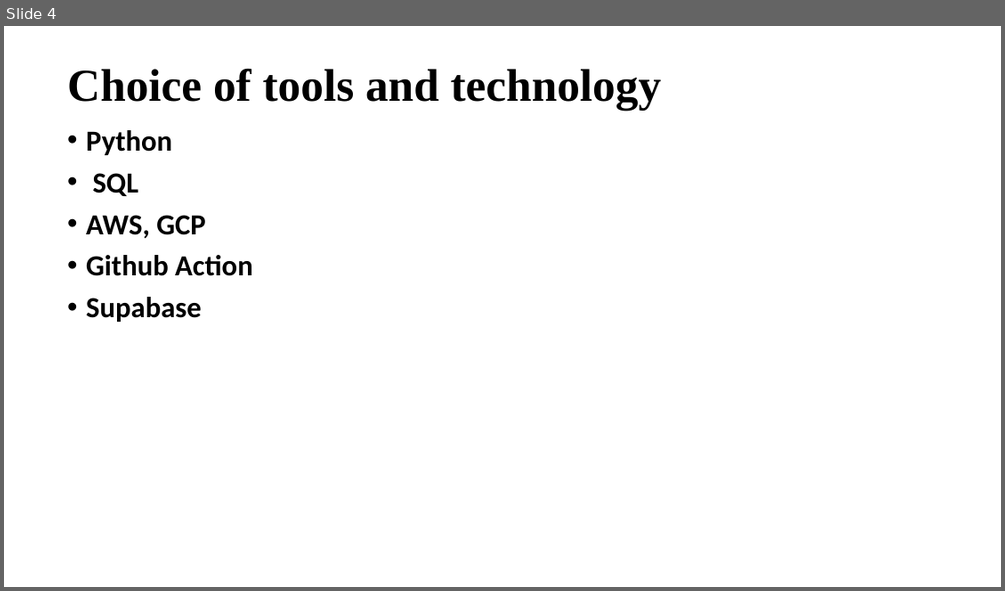
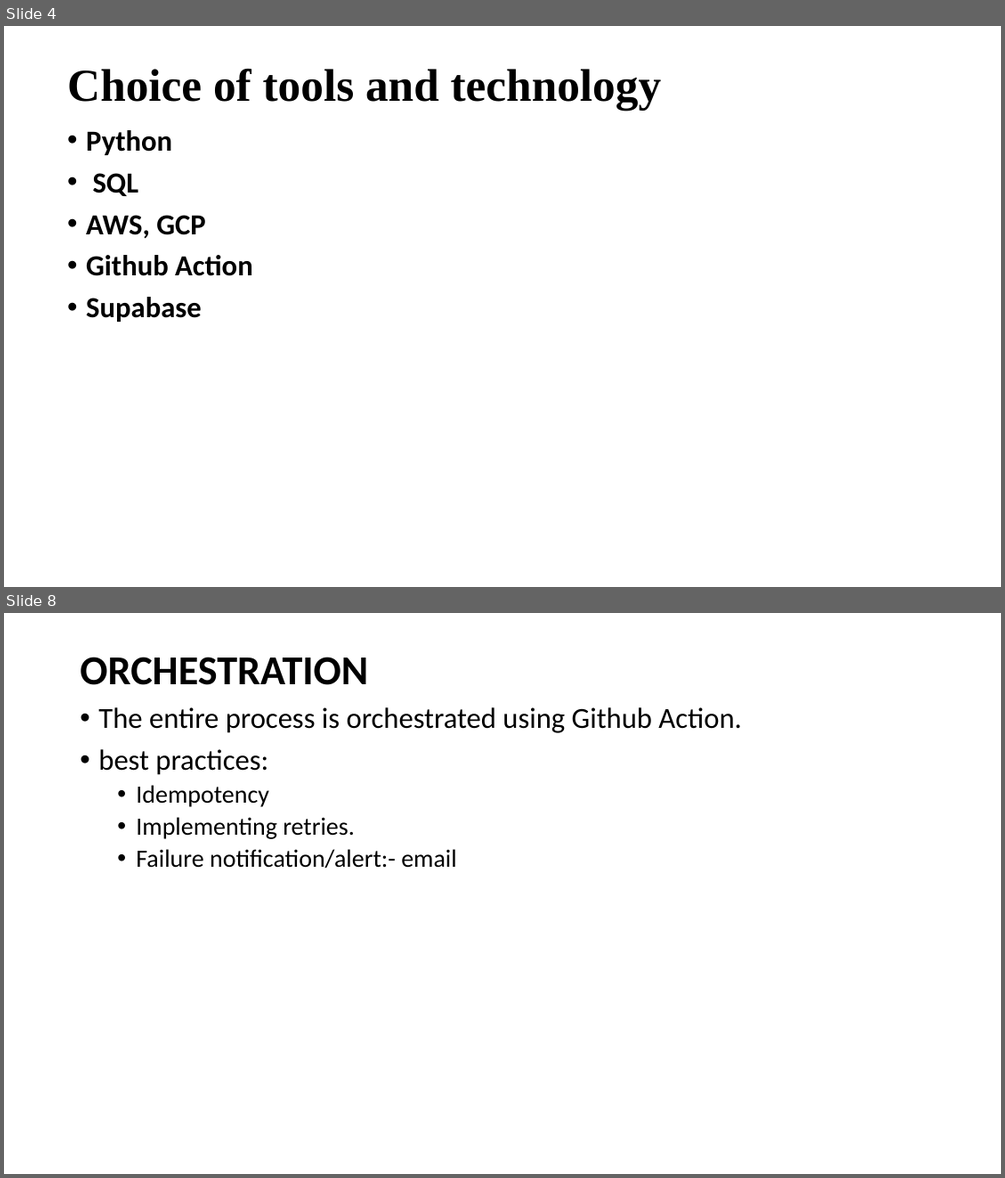
Before and after one commit to JosephItopa/cohort-2-final-de-project, a slide deck: slide/CDE COHORT – 2 PROJECT.pptx. Shown one above the other, each under a label of ours: slide 4 before the commit, slides 4 and 8 after it; the slides between them are not shown. The pictures are 1005x591 and 1005x1178 pixels, drawn with LibreOffice and Linux fonts; fonts in the diff are those of the drawing. Boxes give left, top, right and bottom in pixels: in the first picture for what was removed or moved away, otherwise in the second. Text is boxed around its words. In the diff, an @@ line names an element or a change of style, - is before the commit and + after.

```diff
--- a/slide/CDE COHORT – 2 PROJECT.pptx
+++ b/slide/CDE COHORT – 2 PROJECT.pptx
@@ slide 8 added at (4, 613, 1001, 1174), background #FFFFFF @@
@@ title added at (80, 657, 368, 685), 39.6 pt, text #000000, bold @@
+ORCHESTRATION
@@ text added at (98, 707, 741, 868), 24 pt, text #000000 @@
+• The entire process is orchestrated using Github Action.
+• best practices:
+  • Idempotency
+  • Implementing retries.
+  • Failure notification/alert:- email
```
Also in this commit, not shown: 3 other slides added, 1 slide removed, 3 other files.
